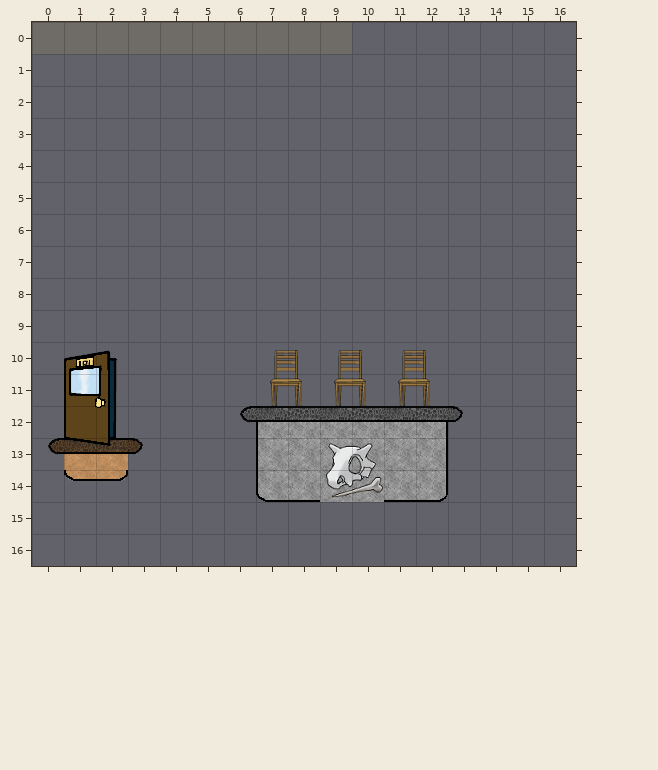
Two states of a Tiled map (JSON), data/map/area04.json. That is the earlier state.
Cells are 32x32 px. Shown: x 0..16, y 0..16. The old version is drawn lined up with the new one.
The same view after the edit:
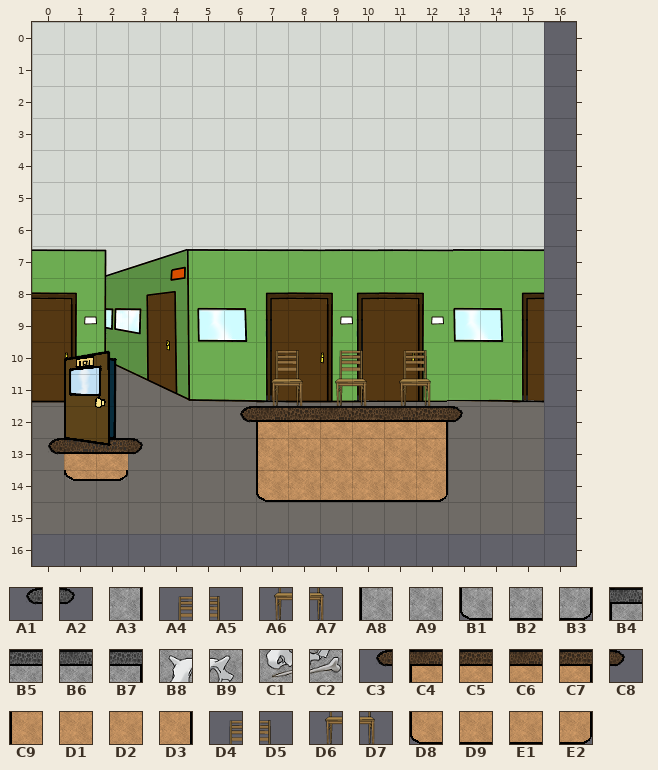
Key: from "Tileset-Immatrikulationsamt": A1 1, A2 8, A3 21, A4 28, A5 29, A6 42, A7 43, A8 44, A9 59, B1 72, B2 75, B3 77, B4 84, B5 85, B6 86, B7 89, B8 90, B9 91, C1 104, C2 105, C3 113, C4 114, C5 115, C6 116, C7 119, C8 120, C9 128, D1 129, D2 130, D3 133, D4 140, D5 141, D6 154, D7 155, D8 184, D9 185, E1 186, E2 189.
__ is an empty cell.
The exact change:
map size 32x30 -> 16x16 cells (old content now starts at -6,-15; both pictures use the new coordinates)
layer "Background" offset -192,-480 -> 0,0 px
Layer "Foreground":
y 10: x 7..12 A4 A5 A4 A5 A4 A5 -> D4 D5 D4 D5 D4 D5
y 11: x 7..12 A6 A7 A6 A7 A6 A7 -> D6 D7 D6 D7 D6 D7
y 12: x 6..13 A1 B4 B5 B6 B5 B6 B7 A2 -> C3 C4 C5 C6 C5 C6 C7 C8
y 13: x 7..12 A8 A9 B8 B9 A9 A3 -> C9 D1 D2 D1 D2 D3
y 14: x 7..12 B1 B2 C1 C2 B2 B3 -> D8 D9 E1 D9 E1 E2
